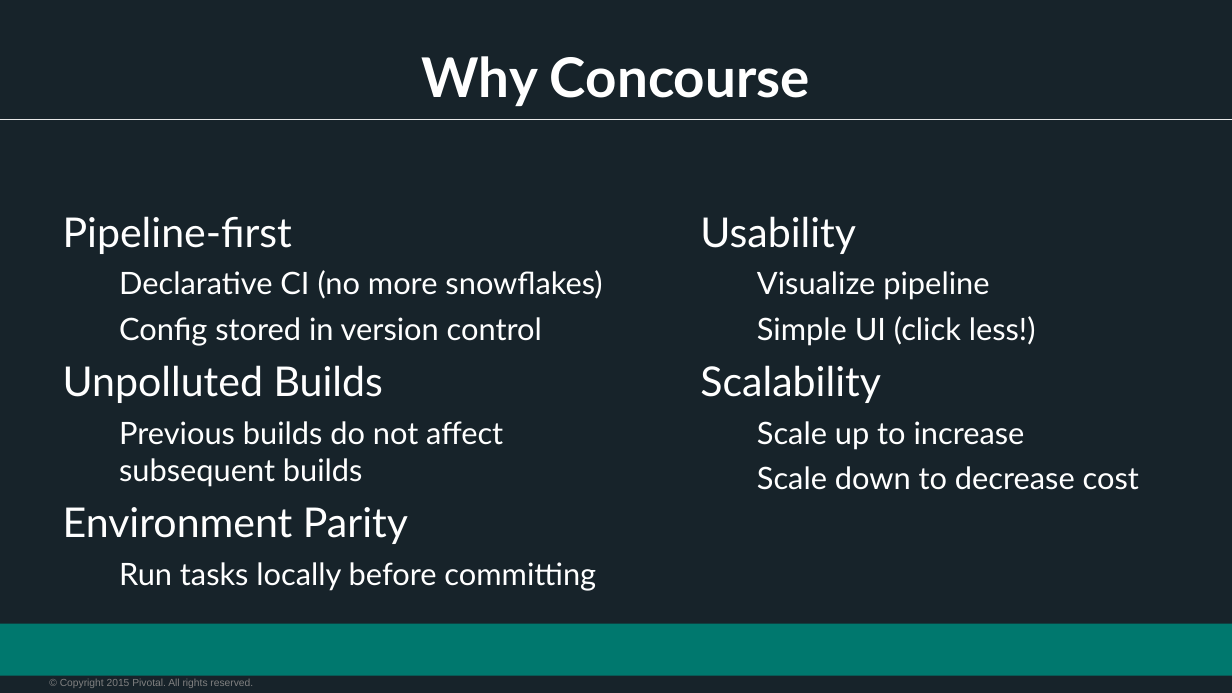
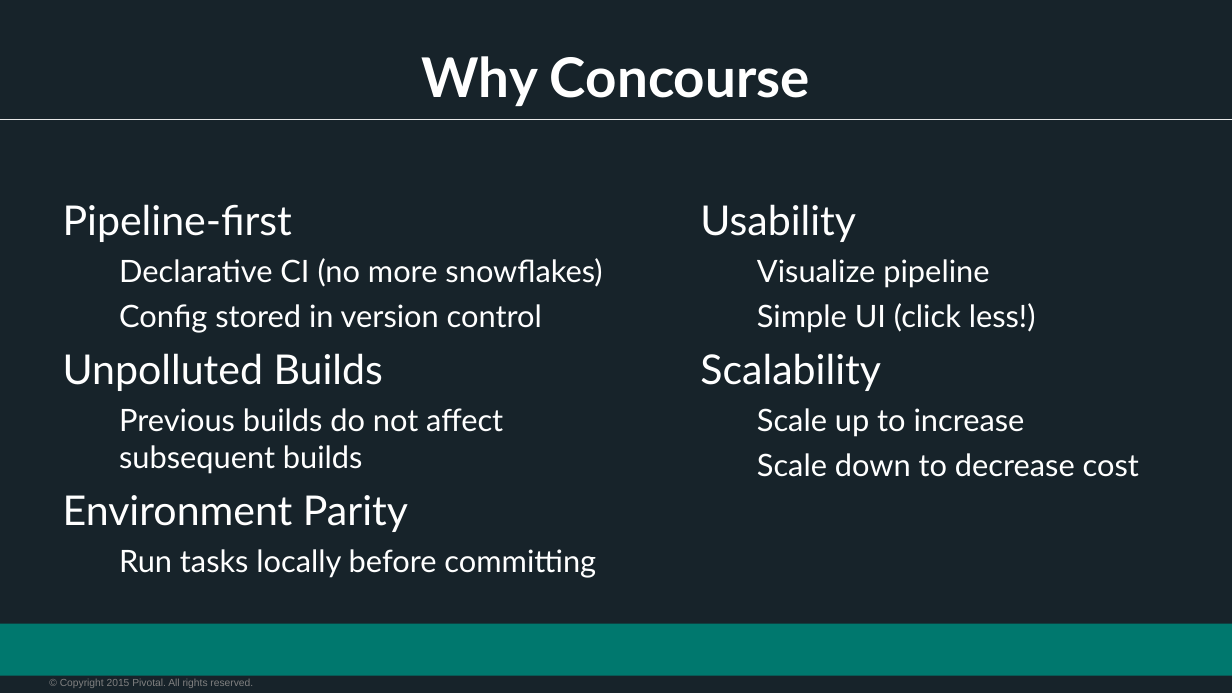
Before and after one commit to vmware-archive/devops-workshop, a slide deck: slide 9 of presentations/104 - Intro to CICD/Session_9_Intro_CICD.pptx. Drawn at 1232x693 pixels with LibreOffice and Linux fonts; fonts in the diff are those of the drawing; background and template pictures are left out. Boxes give left, top, right and bottom in pixels: in the first picture for what was removed or moved away, otherwise in the second. Text is boxed around its words. In the diff, an @@ line names an element or a change of style, - is before the commit and + after.

Commit message:
Added Spring Cloud Pipelines slides

```diff
--- a/presentations/104 - Intro to CICD/Session_9_Intro_CICD.pptx
+++ b/presentations/104 - Intro to CICD/Session_9_Intro_CICD.pptx
@@ text "Pipeline-first": place and size @@
-text "Pipeline-first" at (63, 216, 602, 591)
+text "Pipeline-first" at (63, 204, 602, 578)
@@ text "Usability": place and size @@
-text "Usability" at (700, 216, 1139, 490)
+text "Usability" at (700, 204, 1139, 477)
```
Also in this commit, not shown: 5 other slides changed, 6 slides added.
